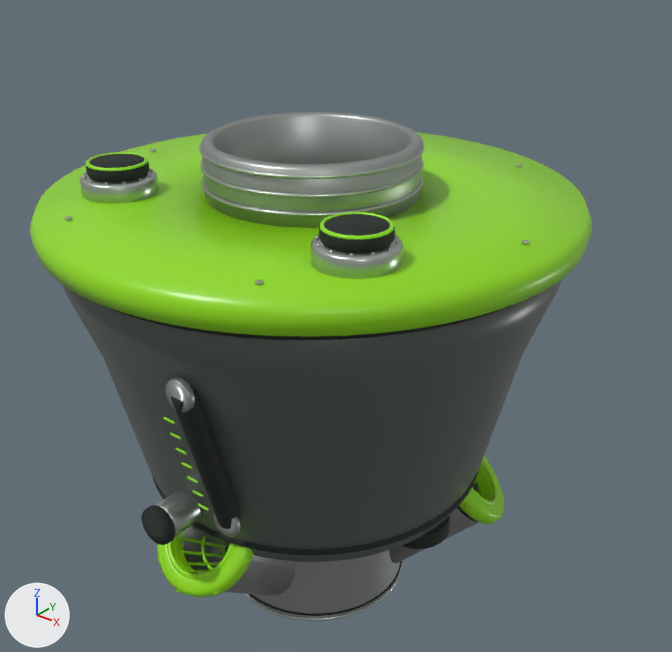
What one commit did to the glTF model frontend/public/models/blender/hydroponic-tower.glb.
Both versions are drawn from a 50 mm camera at (0.741, -0.878, 0.813) aimed at (0.032, 0.007, 0.263). The axes (+X, +Y, +Z) are drawn at lower left. The lights are the same throughout. The older version comes first. Vertices at exactly the same position are counted once.

Objects in the first picture: 'Tower module base.003', 'Tower module tier.003'.
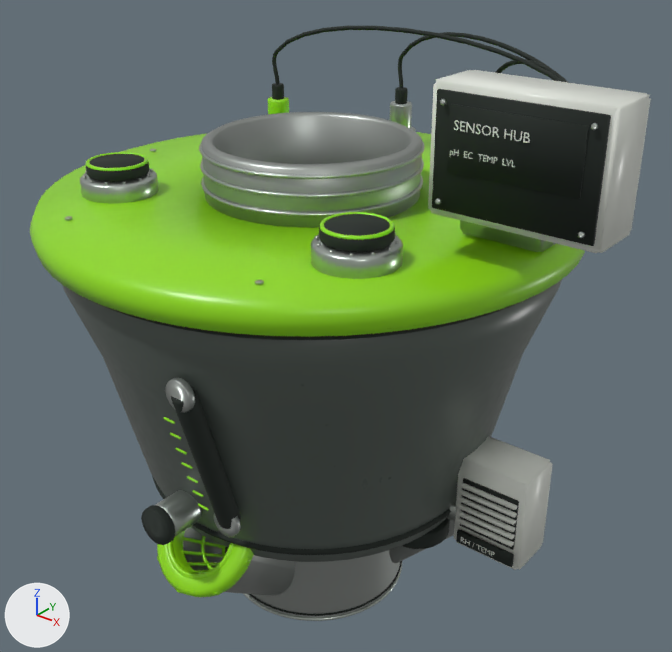
Location of each change, (x1, y1, x2, y2) in pixels of the pictures (672 x 652 px):
'Tower module base.003', reshaped (10% wider, 19% taller)
    before: (30, 112, 592, 562)
    after: (30, 25, 651, 562)
'Tower module crown.004', added
    after: (445, 436, 553, 570)
    faces in mat_sensor_ivory_polymer___ambientcg_cc0_001: (454, 436, 553, 570)
    faces in mat_graphite_elastomer_007 (black #19231d): (456, 478, 519, 567)
part 1 of me_tower_base_003, added
    after: (591, 123, 598, 130)
part 2 of me_tower_base_003, added
    after: (272, 83, 284, 100)
part 3 of me_tower_base_003, added
    after: (395, 87, 408, 104)
part 4 of me_tower_base_003, added
    after: (267, 25, 651, 253)

Patch to the scene script:
```diff
--- a/frontend/public/models/blender/hydroponic-tower.glb.py
+++ b/frontend/public/models/blender/hydroponic-tower.glb.py
@@ mat_sensor_ivory_polymer___ambientcg_cc0_001 @@
+mat_sensor_ivory_polymer___ambientcg_cc0_001 = bpy.data.materials.new('Sensor ivory polymer | ambientCG CC0.001')
+# colours: white #e4e8df
+# uses the picture img_normalgl_512_001
+# uses the picture img_roughness_512_001
@@ me_tower_base_003 @@
-me_tower_base_003.from_pydata(...)  # 11781 vertices, 23360 faces; spans x -0.349..0.349, y -0.349..0.349, z 0.0..0.52
+me_tower_base_003.from_pydata(...)  # 18267 vertices, 36072 faces; spans x -0.349..0.43, y -0.349..0.349, z 0.0..0.632
+# me_tower_base_003 part 1: the loose piece of 50 vertices spanning x 0.209..0.213, y -0.121..-0.117, z 0.46..0.473 is copied, and the copy is multiplied about its middle by the matrix ((-1.5, 0.0, 0.0), (0.0, 0.0, -0.231), (0.0, -1.5, 0.0)), then moved by (0.202, 0.01, 0.148); it spans x 0.41..0.416, y -0.11..-0.107, z 0.612..0.618
+# me_tower_base_003 part 2: the loose piece of 50 vertices spanning x -0.192..-0.188, y -0.115..-0.111, z 0.46..0.473 is copied, and the copy is multiplied about its middle by the matrix ((4.5, 0.0, 0.0), (0.0, 4.5, 0.0), (0.0, 0.0, 1.872)), then moved by (-0.01, 0.273, 0.055), in mat_graphite_elastomer_007 (black #19231d); it spans x -0.209..-0.191, y 0.151..0.169, z 0.51..0.533
+# me_tower_base_003 part 3: the loose piece of 50 vertices spanning x -0.192..-0.188, y -0.115..-0.111, z 0.46..0.473 is copied, and the copy is multiplied about its middle by the matrix ((4.5, 0.0, 0.0), (0.0, 4.5, 0.0), (0.0, 0.0, 1.872)), then moved by (0.15, 0.363, 0.055), in mat_graphite_elastomer_007 (black #19231d); it spans x -0.049..-0.031, y 0.241..0.259, z 0.51..0.533
+# me_tower_base_003 part 4: 4292 vertices added at x -0.23..0.43, y -0.108..0.273, z 0.196..0.632
+# other edits to the shape of me_tower_base_003 do not show in these pictures
 me_tower_base_003.materials.append(mat_brushed_column___ambientcg_cc0_007)
@@ me_tower_base_003 @@
 me_tower_base_003.materials.append(mat_reservoir_polymer___ambientcg_cc0_007)
+me_tower_base_003.materials.append(mat_sensor_ivory_polymer___ambientcg_cc0_001)
+me_tower_base_003.materials.append(mat_ec_identification_amber_001)  # orange #efa93d
+me_tower_base_003.materials.append(mat_ph_identification_blue_001)  # blue #388bcb
@@ ob_tower_module_crown_004 @@
+ob_tower_module_crown_004 = bpy.data.objects.new('Tower module crown.004', me_tower_crown_004)  # 4126 vertices, 8140 faces; spans x -0.282..0.348, y -0.135..0.135, z 0.0..0.16; in mat_graphite_elastomer_007 (black #19231d), mat_stainless_fittings_007 (light grey #b8c0b9)
+ob_tower_module_crown_004.location = (0.0, 0.0, 0.0)
```
